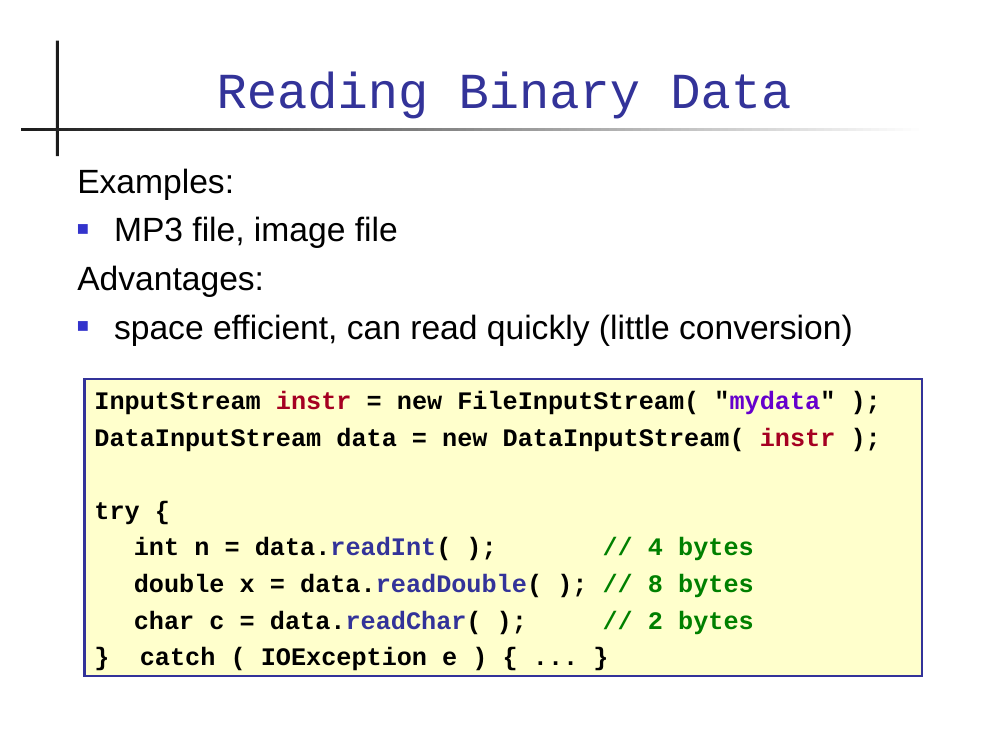
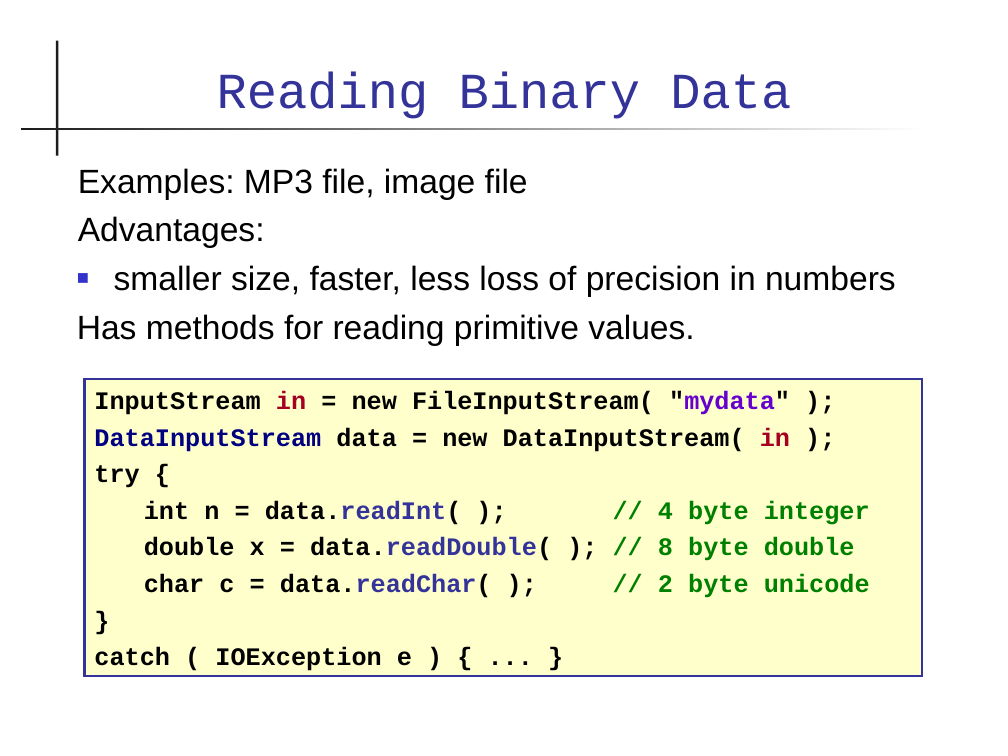
Before and after one commit to skeoop/skeoop.github.io, a slide deck: slide 48 of io/Input-Output.ppt (slide 25 before the commit). Drawn at 1008x756 pixels with LibreOffice and Linux fonts; fonts in the diff are those of the drawing. Boxes give left, top, right and bottom in pixels: in the first picture for what was removed or moved away, otherwise in the second. Text is boxed around its words. In the diff, an @@ line names an element or a change of style, - is before the commit and + after.

```diff
--- a/io/Input-Output.ppt
+++ b/io/Input-Output.ppt
@@ text at (78, 168, 528, 200): text changed @@
-Examples:
-■ MP3 file, image file
+Examples: MP3 file, image file
@@ text at (78, 216, 265, 248): indent changed @@
@@ text at (77, 265, 896, 346): text changed @@
-■ space efficient, can read quickly (little conversion)
+■ smaller size, faster, less loss of precision in numbers
+Has methods for reading primitive values.
@@ text in rectangle at (94, 391, 790, 452): text changed @@
-InputStream instr = new FileInputStream( "mydata" );
-DataInputStream data = new DataInputStream( instr );
+InputStream in = new FileInputStream( "mydata" );
+DataInputStream data = new DataInputStream( in );
@@ text in rectangle at (94, 500, 870, 671): text changed @@
-int n = data.readInt( ); // 4 bytes
-double x = data.readDouble( ); // 8 bytes
-char c = data.readChar( ); // 2 bytes
-} catch ( IOException e ) { ... }
+int n = data.readInt( ); // 4 byte integer
+double x = data.readDouble( ); // 8 byte double
+char c = data.readChar( ); // 2 byte unicode
+}
+catch ( IOException e ) { ... }
```
Also in this commit, not shown: 32 other slides changed, 21 slides added, 6 slides removed, 3 other files.
